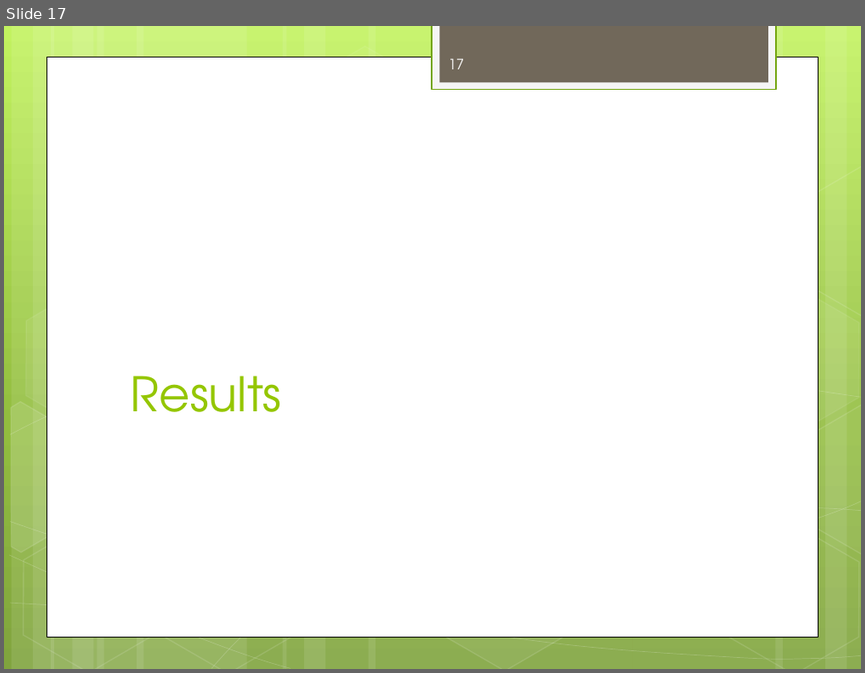
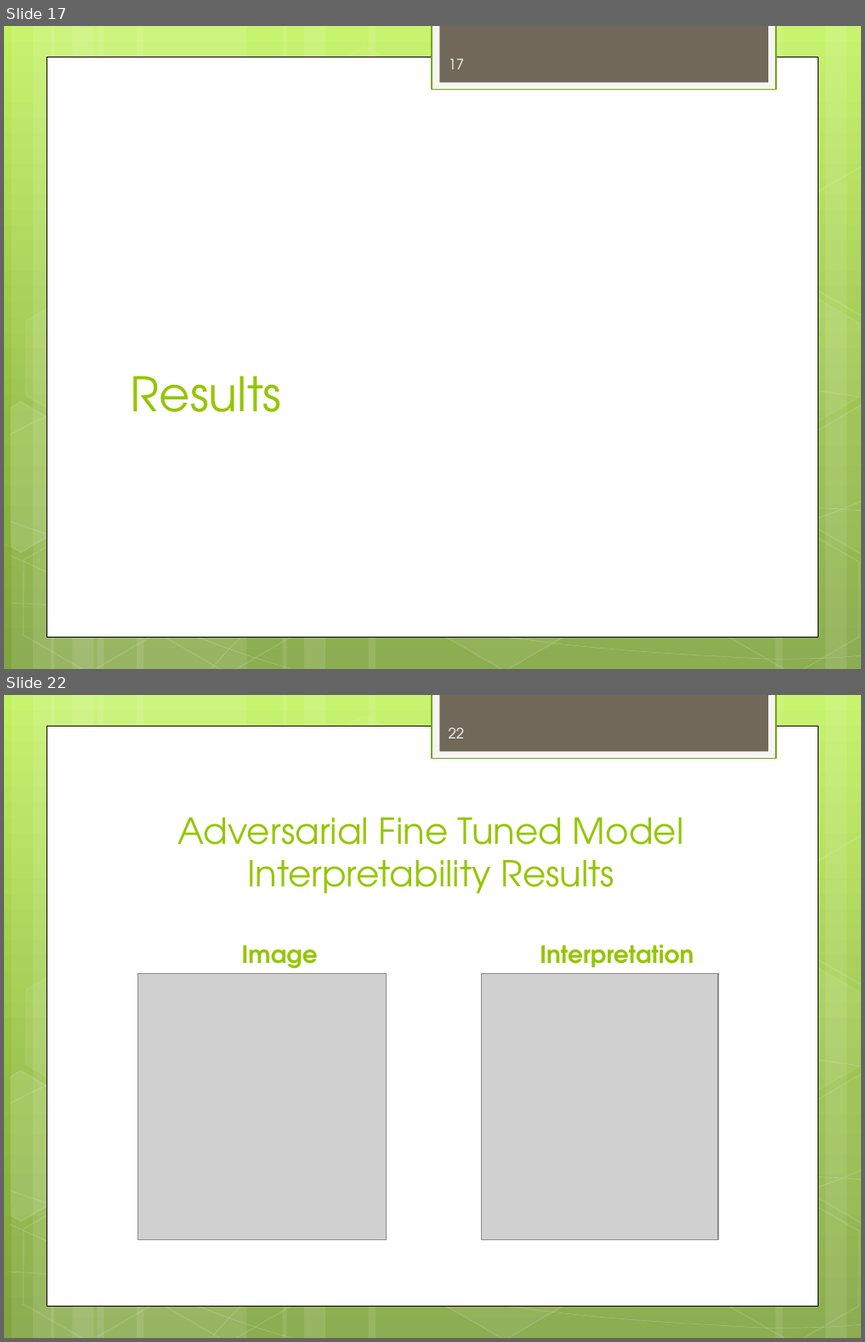
Before and after one commit to RaiMar96/AdversarialAttacksAndInterpretability-covid-chestxray-, a slide deck: docs/ProjectOverview.pptx. Shown one above the other, each under a label of ours: slide 17 before the commit, slides 17 and 22 after it; the slides between them are not shown. The pictures are 865x673 and 865x1342 pixels, drawn with LibreOffice and Linux fonts; fonts in the diff are those of the drawing; grey boxes stand for pictures. Boxes give left, top, right and bottom in pixels: in the first picture for what was removed or moved away, otherwise in the second. Text is boxed around its words. In the diff, an @@ line names an element or a change of style, - is before the commit and + after.

```diff
--- a/docs/ProjectOverview.pptx
+++ b/docs/ProjectOverview.pptx
@@ slide 22 added at (x1=4, y1=695, x2=861, y2=1338), background gradient #C3F35F to #93BF3F to #81A53E; not listed: 31 template elements that a slide beside it also shows @@
@@ page number added at (x1=449, y1=727, x2=465, y2=738), 12 pt, text #FEFEFE @@
+22
@@ title added at (x1=178, y1=817, x2=684, y2=893), 30 pt, text #94C600 @@
+Adversarial Fine Tuned Model
+Interpretability Results
@@ text added at (x1=242, y1=945, x2=318, y2=969), 20 pt, text #94C600, bold @@
+Image
@@ text added at (x1=540, y1=944, x2=693, y2=968), 20 pt, text #94C600, bold @@
+Interpretation
@@ picture added at (x1=137, y1=974, x2=386, y2=1239) @@
@@ picture added at (x1=481, y1=974, x2=719, y2=1239) @@
```
Also in this commit, not shown: 11 slides changed, 1 other slide added, 1 slide removed, 1 other file.
